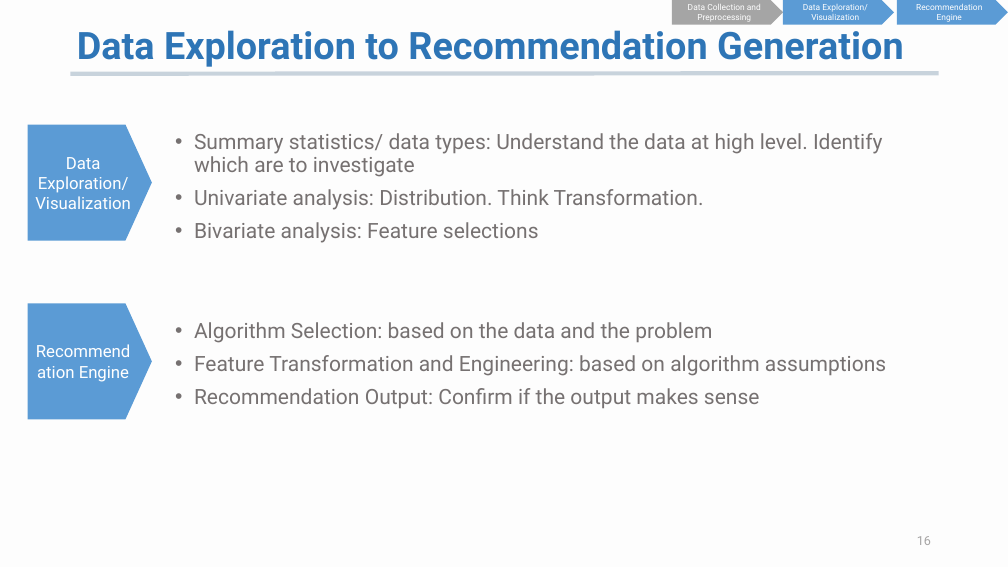
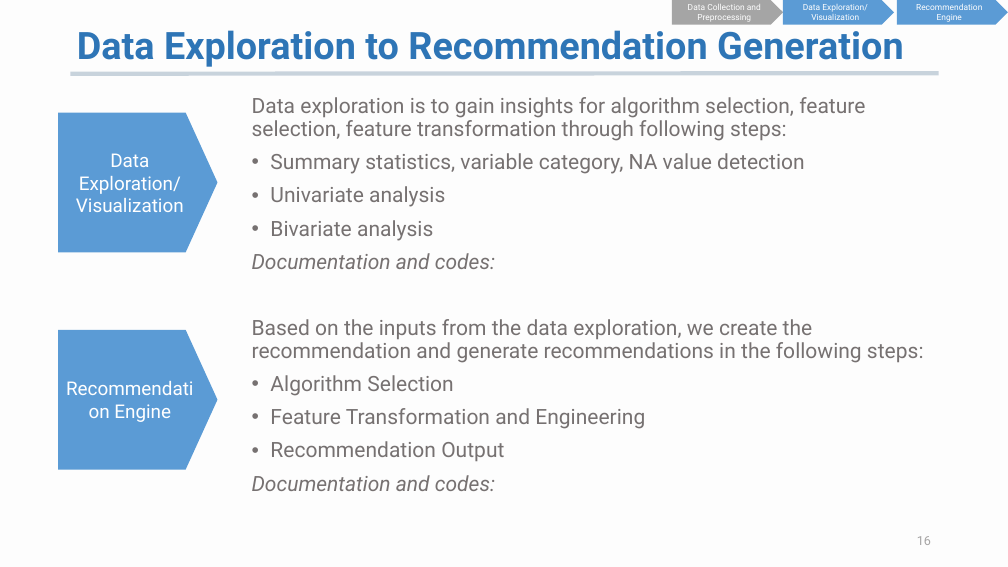
Before and after one commit to K-AlfredIwasaki/job_hunting_made_easy, a slide deck: slide 16 of startup_db_recommendation.pptx. Drawn at 1008x567 pixels with LibreOffice and Linux fonts; fonts in the diff are those of the drawing. Boxes give left, top, right and bottom in pixels: in the first picture for what was removed or moved away, otherwise in the second. Text is boxed around its words. In the diff, an @@ line names an element or a change of style, - is before the commit and + after.

```diff
--- a/startup_db_recommendation.pptx
+++ b/startup_db_recommendation.pptx
@@ pentagon arrow "Data Exploration/ Visualization": place and size @@
-pentagon arrow "Data Exploration/ Visualization" at bbox=[28, 125, 152, 241]
+pentagon arrow "Data Exploration/ Visualization" at bbox=[58, 113, 218, 253]
@@ pentagon arrow "Data Exploration/ Visualization" at bbox=[58, 113, 218, 253]: size 16 to 18 pt @@
@@ text at bbox=[252, 97, 924, 491]: text changed @@
-• Summary statistics/ data types: Understand the data at high level. Identify which are to investigate
-• Univariate analysis: Distribution. Think Transformation.
-• Bivariate analysis: Feature selections
-• Algorithm Selection: based on the data and the problem
-• Feature Transformation and Engineering: based on algorithm assumptions
-• Recommendation Output: Confirm if the output makes sense
+Data exploration is to gain insights for algorithm selection, feature selection, feature transformation through following steps:
+• Summary statistics, variable category, NA value detection
+• Univariate analysis
+• Bivariate analysis
+Documentation and codes:
+Based on the inputs from the data exploration, we create the recommendation and generate recommendations in the following steps:
+• Algorithm Selection
+• Feature Transformation and Engineering
+• Recommendation Output
+Documentation and codes:
@@ pentagon arrow "Recommendation Engine" at bbox=[58, 330, 218, 470]: size 16 to 18 pt @@
@@ pentagon arrow "Recommendation Engine": place and size @@
-pentagon arrow "Recommendation Engine" at bbox=[28, 303, 152, 420]
+pentagon arrow "Recommendation Engine" at bbox=[58, 330, 218, 470]
```
Also in this commit, not shown: 11 other slides changed, 2 slides added, 1 slide removed, 3 other files.
